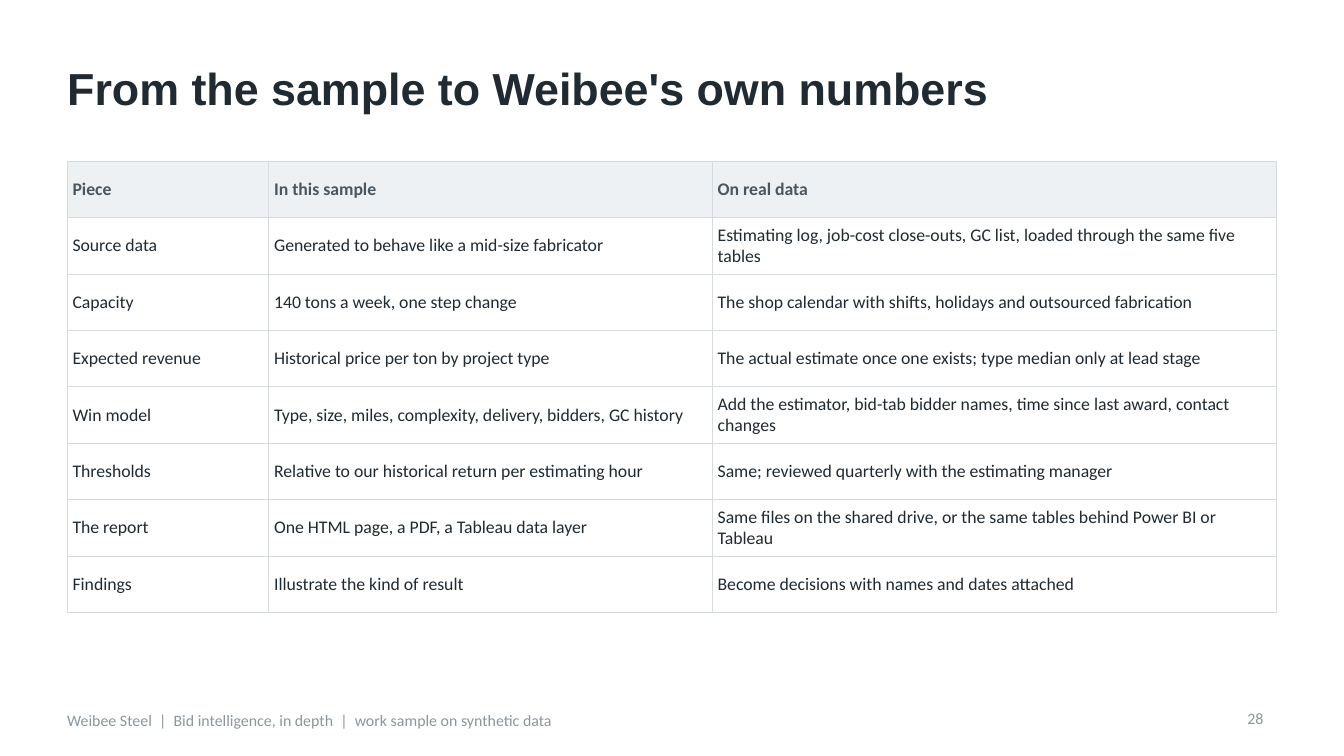
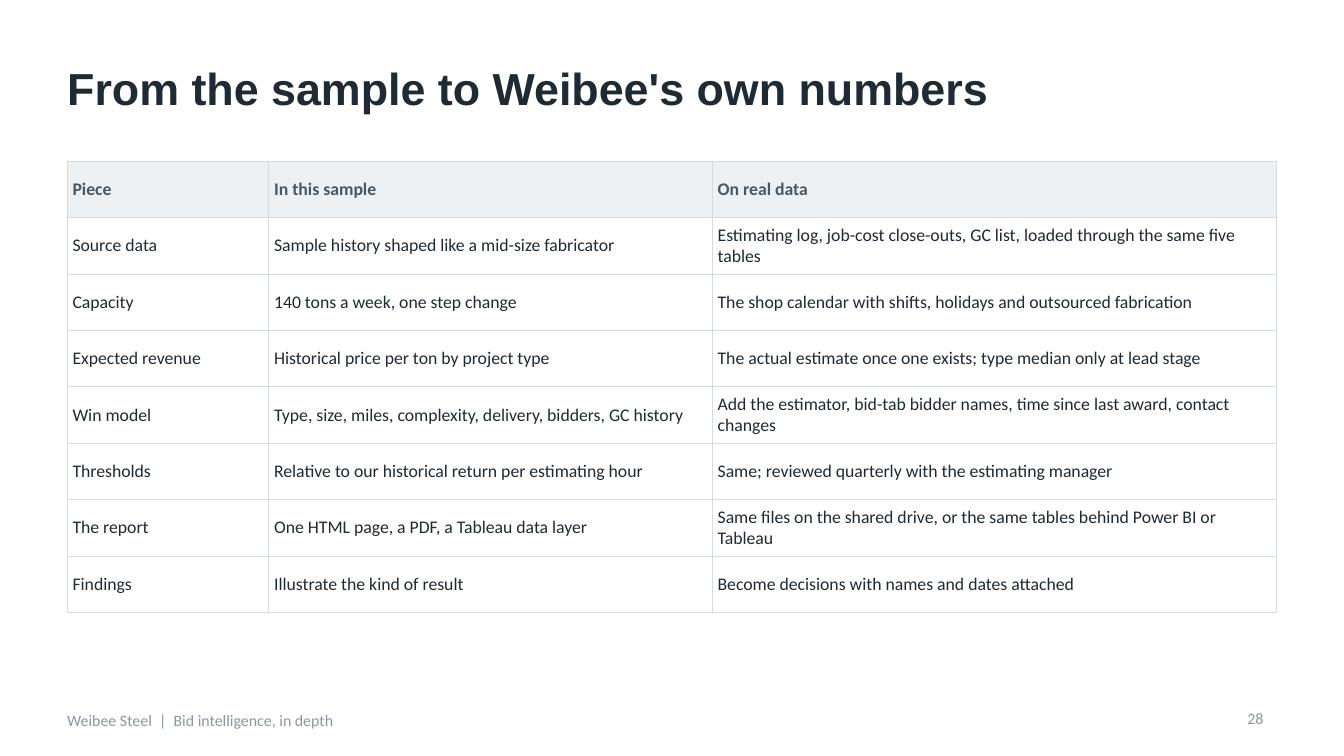
Before and after one commit to dpk-rdy/SupplyChainOps, a slide deck: slide 28 of weibee-steel/docs/Weibee_Bid_Intelligence_In_Depth.pptx. Drawn at 1344x756 pixels with LibreOffice and Linux fonts; fonts in the diff are those of the drawing. Boxes give left, top, right and bottom in pixels: in the first picture for what was removed or moved away, otherwise in the second. Text is boxed around its words. In the diff, an @@ line names an element or a change of style, - is before the commit and + after.

```diff
--- a/weibee-steel/docs/Weibee_Bid_Intelligence_In_Depth.pptx
+++ b/weibee-steel/docs/Weibee_Bid_Intelligence_In_Depth.pptx
@@ table at (67, 161, 1277, 597) @@
-row 2, column 2: Generated to behave like a mid-size fabricator
+row 2, column 2: Sample history shaped like a mid-size fabricator
@@ text at (67, 715, 333, 729): text changed @@
-Weibee Steel | Bid intelligence, in depth | work sample on synthetic data
+Weibee Steel | Bid intelligence, in depth
```
Also in this commit, not shown: 28 other slides changed, 3 other files.
